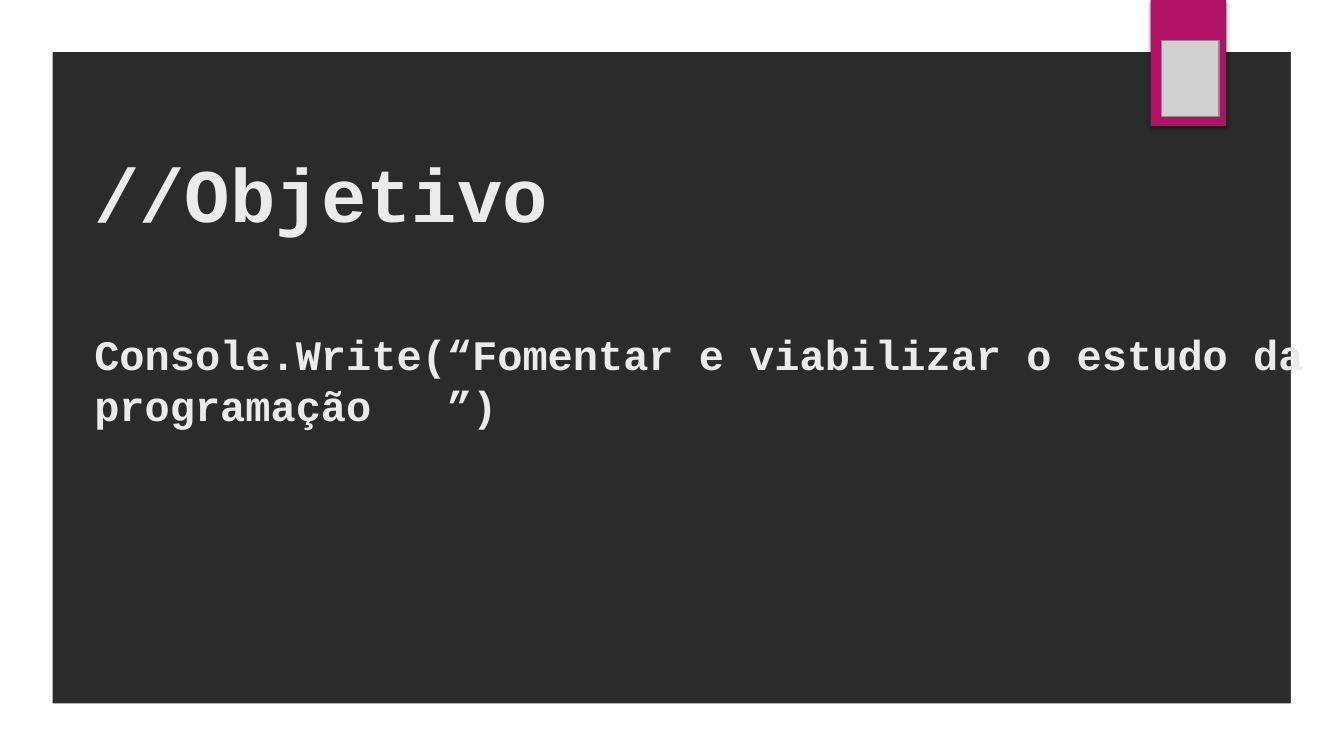
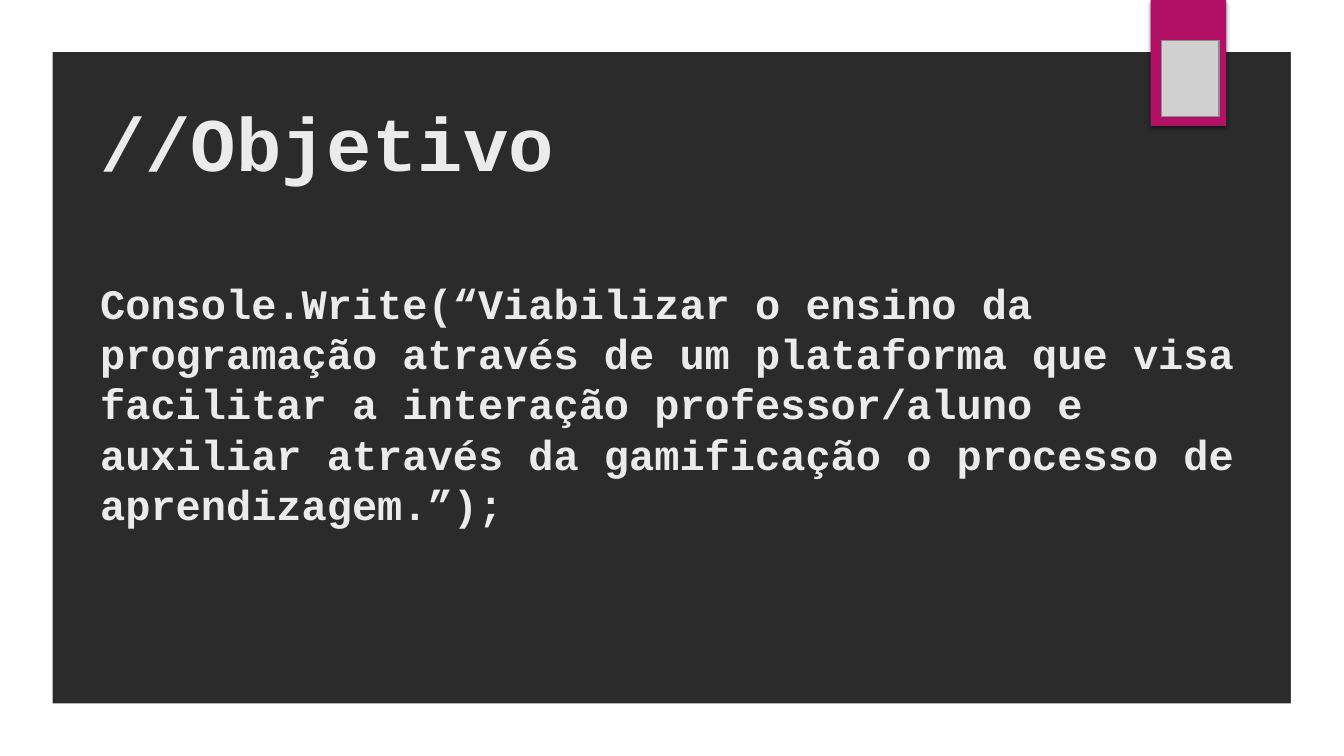
Before and after one commit to SilvioDaCol/ArqFriendly, a slide deck: slide 2 of APRESENTAÇÃO/APRESENTAÇÃO GAMEFRIENDLY.pptx. Drawn at 1344x756 pixels with LibreOffice and Linux fonts; fonts in the diff are those of the drawing; grey boxes stand for pictures; background and template pictures are left out; a plain dark background stands for a picture behind light text. Boxes give left, top, right and bottom in pixels: in the first picture for what was removed or moved away, otherwise in the second. Text is boxed around its words. In the diff, an @@ line names an element or a change of style, - is before the commit and + after.

Commit message:
slides - apresentação

```diff
--- a/APRESENTAÇÃO/APRESENTAÇÃO GAMEFRIENDLY.pptx
+++ b/APRESENTAÇÃO/APRESENTAÇÃO GAMEFRIENDLY.pptx
@@ title at [100,116,1234,529]: text changed @@
-//Objetivo
-Console.Write(“Fomentar e viabilizar o estudo da programação ”)
+//Objetivo
+Console.Write(“Viabilizar o ensino da programação através de um plataforma que visa facilitar a interação professor/aluno e auxiliar através da gamificação o processo de aprendizagem.”);
```
Also in this commit, not shown: 8 slides added, 5 other files.
